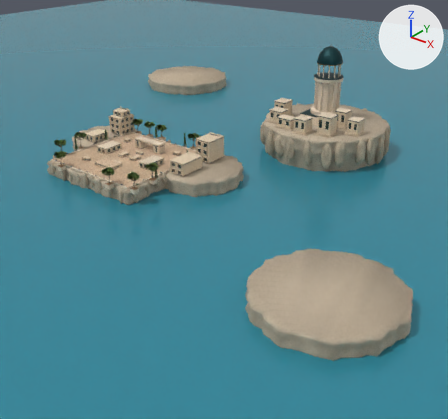
An edit to the Blender file art/source/environment.blend, drawn before and after from the same camera.
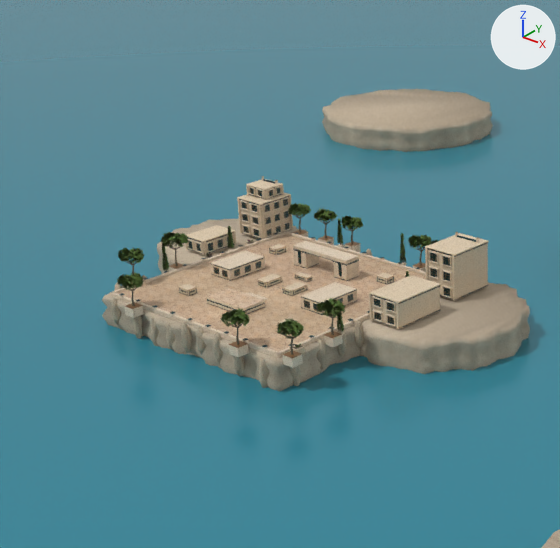
Each version appears first whole from a camera (50 mm lens) standing at (262.0, -237.0, 134.0) and looking at (40.0, 40.0, -38.0), and next in a close-up on the part from 0% to 57% of the width and 6% to 66% of the height. Arrows for +X, +Y and +Z are at upper right; the lights stay in place. The first two pictures are the older version.

The first close-up shows 'ArenaCore_EnvGround', 'ArenaCore_EnvLimestone', 'ArenaTrim_EnvPetrol', 'Exterior_EnvBronze', 'Exterior_EnvCliff', 'Exterior_EnvLimestone', 'Exterior_EnvPetrol', 'Foliage_EnvBark', 'Foliage_EnvLeaves', 'Horizon_EnvCliff', 'PreviewWater_NotExported' and 1 more.
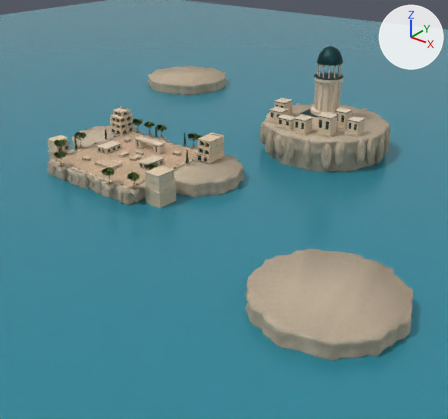
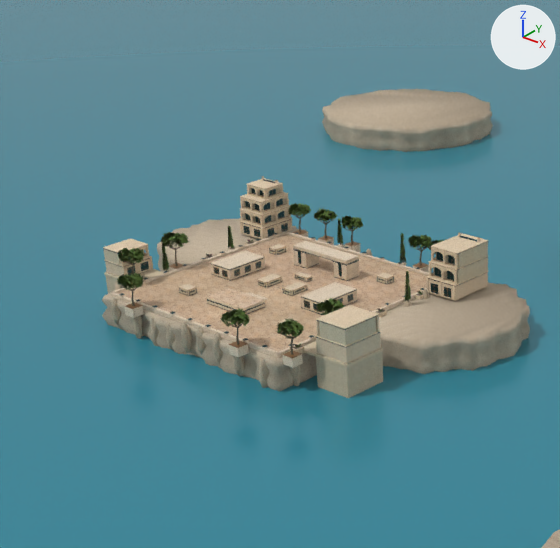
Where the change shows, as pixel boxes [x1, y1, x2, y2] in the close-ups (560 x 548 px; the box of a moved part takes in the faces that stretch with it):
'Exterior_EnvLimestone', reshaped (16% taller): before [110, 177, 489, 368]; after [103, 177, 489, 398]
'Exterior_EnvPetrol', reshaped (10% taller): before [119, 179, 488, 347]; after [103, 179, 488, 364]
'Exterior_EnvBronze', reshaped: before [125, 176, 488, 358]; after [104, 176, 486, 358]
part 1 of me_exterior_envlimestone, deleted (beige): before [185, 184, 489, 329]
part 2 of me_exterior_envlimestone, cut back: before [247, 179, 282, 189]; after [239, 178, 293, 240]
part 3 of me_exterior_envlimestone, reshaped (beige): after [426, 233, 489, 301]
part 4 of me_exterior_envlimestone, added: after [103, 238, 163, 294]
part 5 of me_exterior_envlimestone, added: after [302, 305, 383, 398]
part 6 of me_exterior_envpetrol, moved or reshaped: before [208, 242, 213, 251]; after [141, 261, 149, 271]
part 7 of me_exterior_envpetrol, moved or reshaped: before [218, 239, 223, 248]; after [127, 266, 135, 275]
part 8 of me_exterior_envpetrol, rebuilt (not visible before): after [431, 283, 438, 294]
part 9 of me_exterior_envpetrol, rebuilt: before [444, 287, 450, 296]; after [444, 287, 451, 298]
part 10 of me_exterior_envpetrol, deleted: before [206, 188, 488, 329]
part 11 of me_exterior_envpetrol, cut back: before [399, 286, 440, 304]; after [316, 236, 488, 364]
part 12 of me_exterior_envpetrol, moved or reshaped: before [239, 199, 261, 239]; after [241, 189, 288, 232]
part 13 of me_exterior_envpetrol, recoloured: before [240, 196, 290, 238]; after [243, 188, 288, 237]
part 14 of me_exterior_envbronze, deleted: before [188, 185, 480, 323]
part 15 of me_exterior_envbronze, moved or reshaped: before [371, 249, 450, 328]; after [318, 237, 486, 347]
part 16 of me_exterior_envbronze, moved or reshaped: before [244, 200, 291, 239]; after [243, 185, 290, 235]

What changed in the scene script:
```text
Change me_exterior_envlimestone:
    used by ob_exterior_envlimestone; parent = ob_exterior; location = (0.0, 0.0, 0.0)
    remove me_exterior_envlimestone.from_pydata(...)  # 21936 vertices, 5890 faces; spans x -45.2..45.2, y -36.7..38.7, z -2.0..16.0
    add me_exterior_envlimestone.from_pydata(...)  # 22480 vertices, 5957 faces; spans x -48.0..50.0, y -36.7..38.7, z -9.7..16.0
    me_exterior_envlimestone part 1: 4031 loose pieces with 15081 vertices, spanning x -45.2..45.2, y -2.5..36.2, z 0.0..14.8, are deleted
    me_exterior_envlimestone part 2: 62 vertices removed from x -43.5..-33.0, y 24.0..36.0, z 0.1..14.8; 5321 vertices added at x -43.7..-33.3, y 23.8..36.2, z 0.0..14.9
    me_exterior_envlimestone part 3: 44 vertices removed from x 33.5..43.5, y 22.0..36.0, z 0.1..13.0; 4954 vertices added at x 33.3..43.7, y 21.8..36.2, z 0.0..14.4
    me_exterior_envlimestone part 4: 2728 vertices added at x -48.0..-33.5, y -23.5..-12.6, z -9.7..7.5
    me_exterior_envlimestone part 5: 2728 vertices added at x 33.5..50.0, y -26.5..-13.6, z -9.7..9.3
    other edits to the shape of me_exterior_envlimestone do not show in these pictures
Change me_exterior_envpetrol:
    used by ob_exterior_envpetrol; parent = ob_exterior; location = (0.0, 0.0, 0.0)
    remove me_exterior_envpetrol.from_pydata(...)  # 5016 vertices, 1503 faces; spans x -45.1..45.1, y -33.1..36.1, z 0.2..15.3
    add me_exterior_envpetrol.from_pydata(...)  # 4428 vertices, 1325 faces; spans x -47.6..49.6, y -33.1..36.0, z -0.2..15.3
    me_exterior_envpetrol part 6: the loose piece of 8 vertices spanning x -36.9, y 5.2..7.3, z 0.8..3.2 is scaled about its middle by (0.8, 1.3, 0.915), then moved by (-2.5, -21.9, -0.4)
    me_exterior_envpetrol part 7: the loose piece of 8 vertices spanning x -36.9, y 9.0..11.0, z 0.8..3.2 is scaled about its middle by (0.8, 1.3, 0.915), then moved by (-2.5, -30.3, -0.4)
    me_exterior_envpetrol part 8: the loose piece of 8 vertices spanning x 35.0..37.5, y 21.9, z 0.8..3.2 is rebuilt with 8 vertices and now spans x 34.8..37.5, y 22.0, z 0.5..3.2
    me_exterior_envpetrol part 9: the loose piece of 8 vertices spanning x 39.5..42.0, y 21.9, z 0.8..3.2 is rebuilt with 8 vertices and now spans x 39.5..42.2, y 22.0, z 0.5..3.2
    me_exterior_envpetrol part 10: 240 loose pieces with 1040 vertices, spanning x -45.1..45.1, y -2.1..36.1, z 0.2..14.4, are deleted
    me_exterior_envpetrol part 11: 52 vertices moved from x 34.9..45.1, y 10.7..14.1, z 0.4..7.2 to x 35.8..42.4, y 23.8..33.5, z 11.7..13.7; 21 vertices removed from x 34.9..45.1, y -2.1..14.1, z 0.4..7.2; 369 vertices added at x 33.5..49.6, y -26.1..36.0, z -0.2..13.7
    me_exterior_envpetrol part 12: 160 vertices moved from x -43.6..-33.4, y 23.9..36.1, z 0.2..11.0 to x -43.5..-33.5, y 24.0..36.0, z 0.5..14.7; 16 vertices removed from x -43.6..-33.4, y 23.9..36.1, z 0.2..11.0; 40 vertices added at x -43.5..-33.5, y 24.0..36.0, z 0.5..11.3
    me_exterior_envpetrol part 13: 37 kept faces spanning x -43.5..42.2, y 24.0..36.0, z 0.5..14.7 get new vertex colours
    other edits to the shape of me_exterior_envpetrol do not show in these pictures
Change me_exterior_envbronze:
    used by ob_exterior_envbronze; parent = ob_exterior; location = (0.0, 0.0, 0.0)
    remove me_exterior_envbronze.from_pydata(...)  # 4032 vertices, 1670 faces; spans x -45.1..45.1, y -36.7..38.7, z 0.4..16.1
    add me_exterior_envbronze.from_pydata(...)  # 3228 vertices, 1164 faces; spans x -47.6..49.6, y -36.7..38.7, z 0.5..16.1
    me_exterior_envbronze part 14: 298 loose pieces with 1481 vertices, spanning x -45.1..45.1, y -2.1..36.1, z 0.4..14.5, are deleted
    me_exterior_envbronze part 15: 422 vertices moved from x 33.4..45.1, y -2.1..36.1, z 0.4..12.8 to x 33.9..43.6, y 21.9..36.1, z 2.6..14.5; 113 vertices removed from x 33.4..45.1, y -2.1..36.1, z 0.4..12.8; 638 vertices added at x 33.4..49.6, y -26.1..36.1, z 0.5..14.5
    me_exterior_envbronze part 16: 576 vertices moved from x -43.6..-33.4, y 23.9..36.1, z 0.4..11.0 to x -43.6..-33.4, y 23.9..36.1, z 0.5..14.7; 16 vertices removed from x -43.6..-33.4, y 23.9..36.1, z 0.4..11.0; 40 vertices added at x -43.6..-33.4, y 23.9..36.1, z 0.5..7.5
    other edits to the shape of me_exterior_envbronze do not show in these pictures
```
